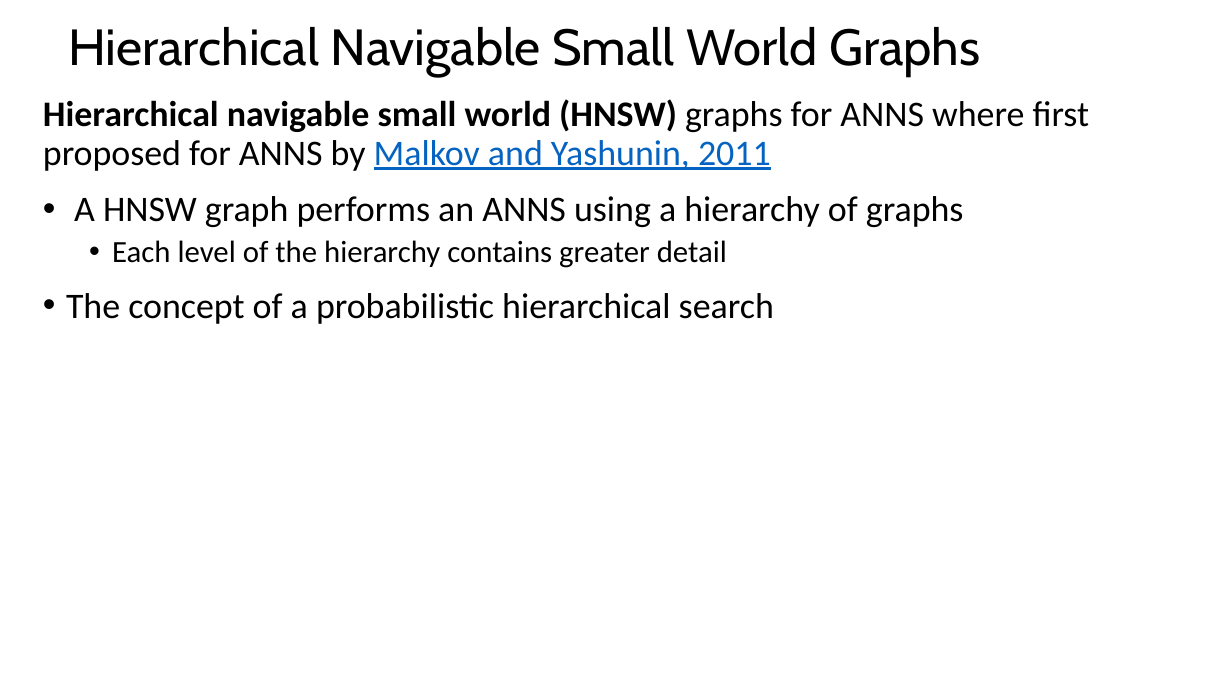
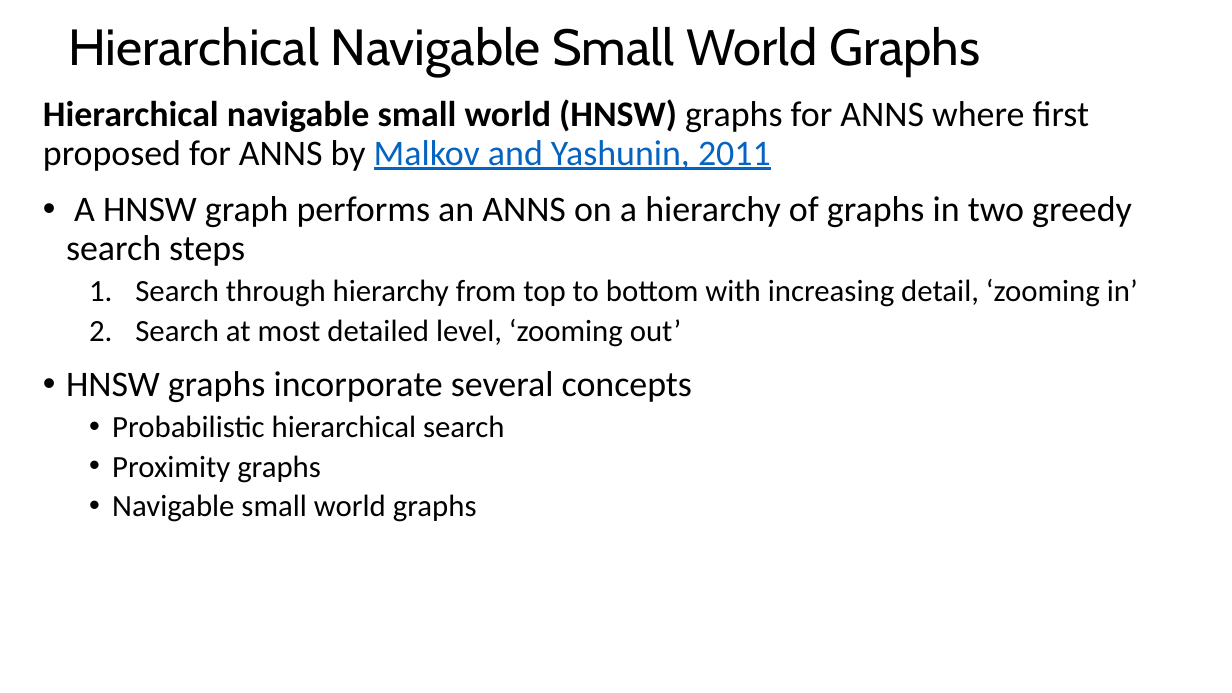
Before and after one commit to tenevian/Harvard-SSP-Data-Mining, a slide deck: slide 33 of slides/5_EfficientSimilaritySearch.pptx. Drawn at 1232x693 pixels with LibreOffice and Linux fonts; fonts in the diff are those of the drawing. Boxes give left, top, right and bottom in pixels: in the first picture for what was removed or moved away, otherwise in the second. Text is boxed around its words. In the diff, an @@ line names an element or a change of style, - is before the commit and + after.

```diff
--- a/slides/5_EfficientSimilaritySearch.pptx
+++ b/slides/5_EfficientSimilaritySearch.pptx
@@ text at box(66, 196, 1138, 522): text changed; size 28 to 24 pt @@
-• A HNSW graph performs an ANNS using a hierarchy of graphs
-  • Each level of the hierarchy contains greater detail
-• The concept of a probabilistic hierarchical search
+• A HNSW graph performs an ANNS on a hierarchy of graphs in two greedy search steps
+  1. Search through hierarchy from top to bottom with increasing detail, ‘zooming in’
+  2. Search at most detailed level, ‘zooming out’
+• HNSW graphs incorporate several concepts
+  • Probabilistic hierarchical search
+  • Proximity graphs
+  • Navigable small world graphs
```
Also in this commit, not shown: 1 slide added, 1 slide removed.
